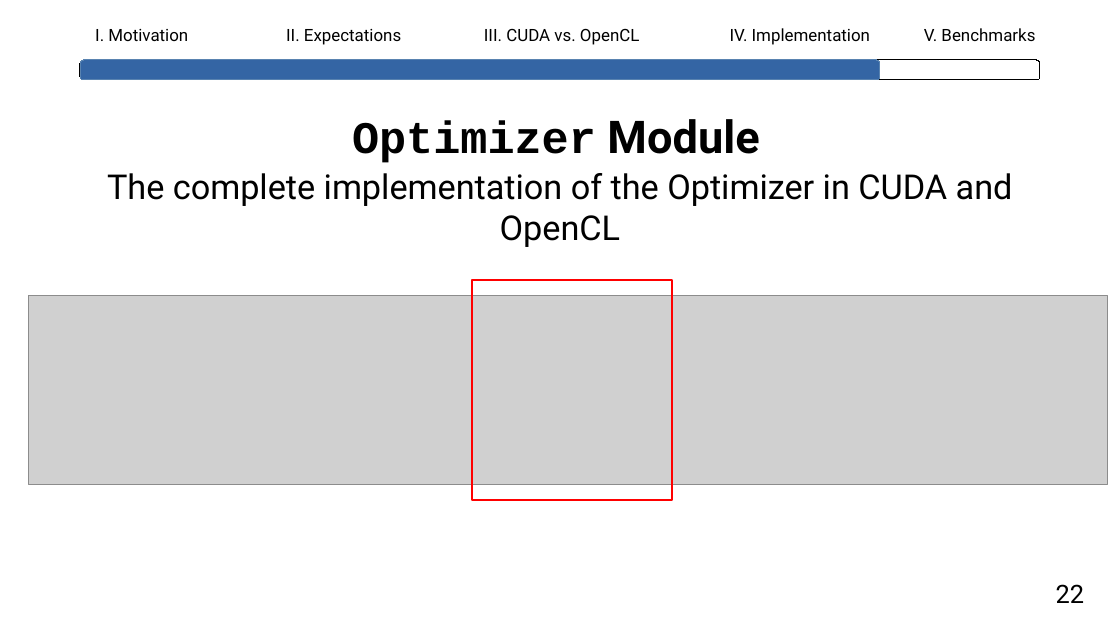
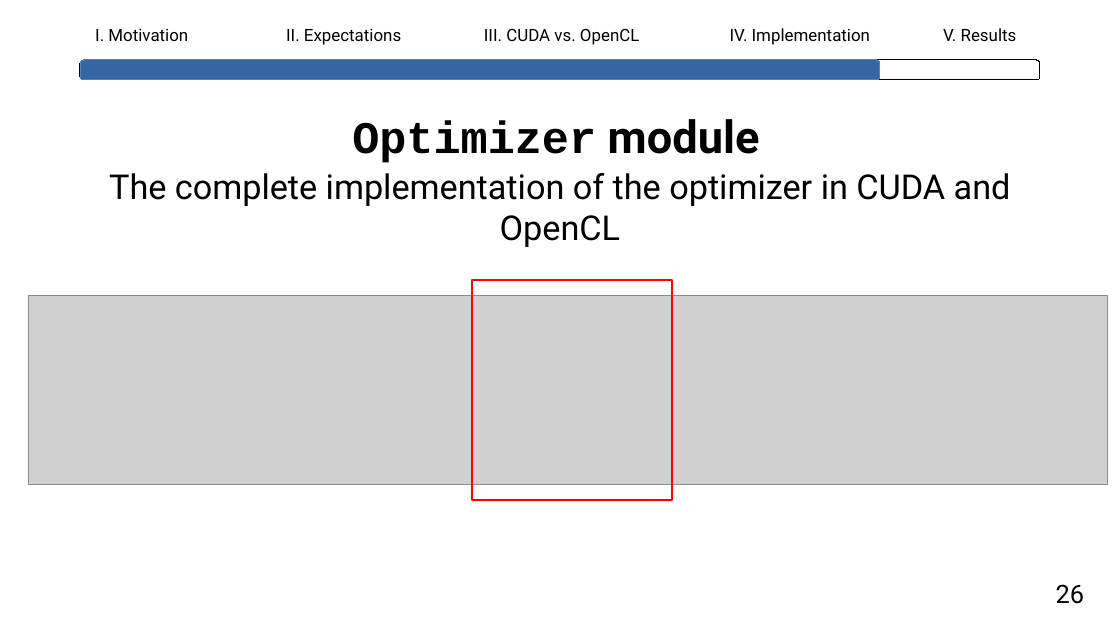
Before and after one commit to lhahner/opti-perf, a slide deck: slide 28 of docs/presentation/final-presentation.odp (slide 26 before the commit). Drawn at 1120x630 pixels with LibreOffice and Linux fonts; fonts in the diff are those of the drawing; grey boxes stand for pictures. Boxes give left, top, right and bottom in pixels: in the first picture for what was removed or moved away, otherwise in the second. Text is boxed around its words. In the diff, an @@ line names an element or a change of style, - is before the commit and + after.

```diff
--- a/docs/presentation/final-presentation.odp
+++ b/docs/presentation/final-presentation.odp
@@ text at (943,28,1017,41): text changed @@
-V. Benchmarks
+V. Results
@@ title at (352,119,760,163): text changed @@
-Optimizer Module
+Optimizer module
@@ text at (109,173,1011,247): text changed @@
-The complete implementation of the Optimizer in CUDA and OpenCL
+The complete implementation of the optimizer in CUDA and OpenCL
@@ text at (1056,584,1085,604): text changed @@
-22
+26
```
Also in this commit, not shown: 36 other slides changed, 3 slides added, 1 slide removed.
